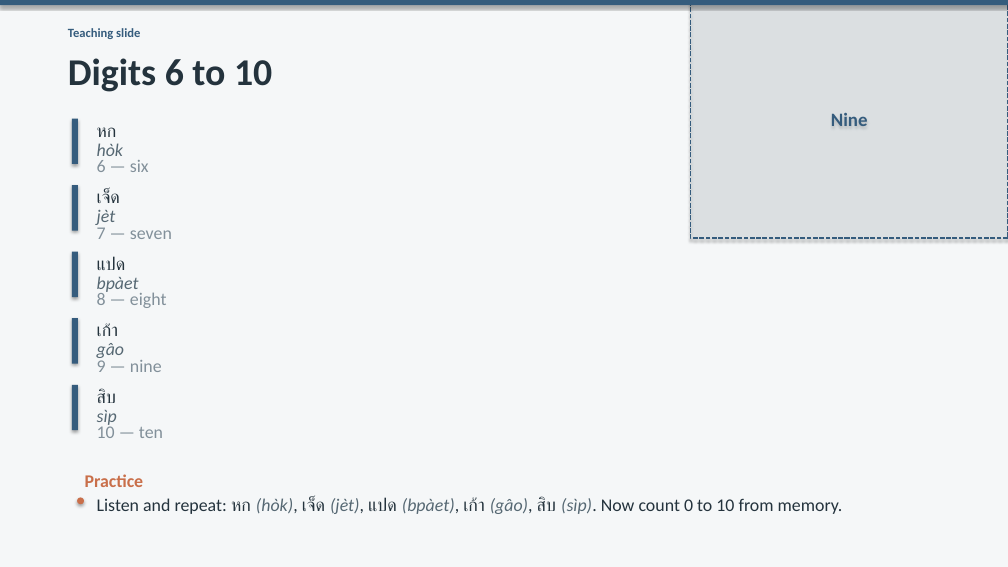
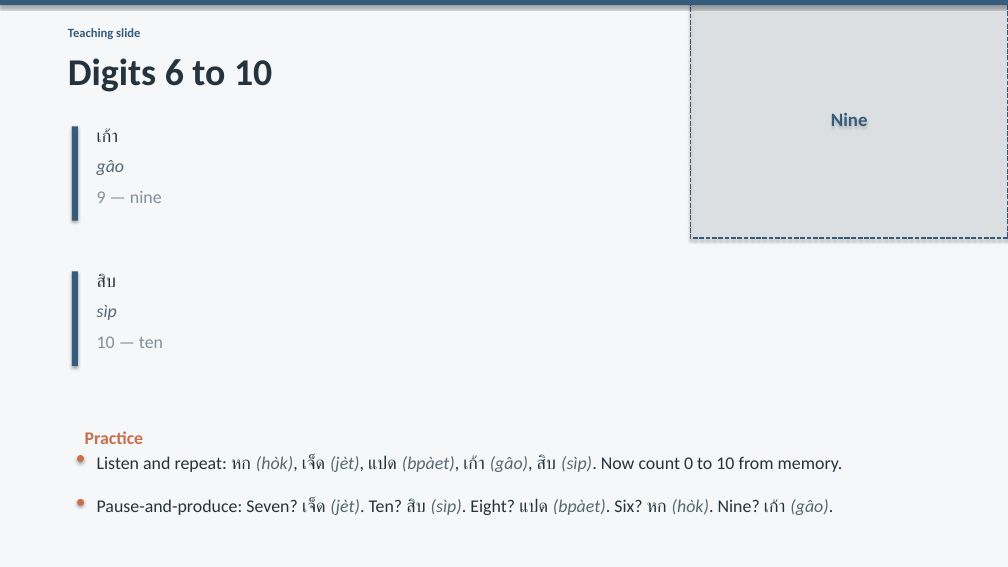
Before and after one commit to OTFTCS/thai-nine, a slide deck: slide 6 of course/modules/M01/L004/M01-L004-canva-deck.pptx (slide 4 before the commit). Drawn at 1008x567 pixels with LibreOffice and Linux fonts; fonts in the diff are those of the drawing. Boxes give left, top, right and bottom in pixels: in the first picture for what was removed or moved away, otherwise in the second. Text is boxed around its words. In the diff, an @@ line names an element or a change of style, - is before the commit and + after.

```diff
--- a/course/modules/M01/L004/M01-L004-canva-deck.pptx
+++ b/course/modules/M01/L004/M01-L004-canva-deck.pptx
@@ rectangle: place and size @@
-rectangle at (72, 119, 78, 164)
+rectangle at (72, 126, 78, 221)
@@ text "เก้า": place and size @@
-text "เก้า" at (97, 323, 118, 336)
+text "เก้า" at (97, 128, 118, 142)
@@ text removed at (97, 127, 117, 137) @@
-หก
@@ text removed at (97, 143, 123, 161) @@
-hòk
@@ text "gâo": place and size @@
-text "gâo" at (97, 343, 125, 361)
+text "gâo" at (97, 160, 125, 175)
@@ text removed at (97, 160, 149, 172) @@
-6 — six
@@ text "9 — nine": place and size @@
-text "9 — nine" at (97, 357, 162, 372)
+text "9 — nine" at (97, 191, 162, 203)
@@ text removed at (97, 190, 120, 203) @@
-เจ็ด
@@ text removed at (97, 210, 116, 228) @@
-jèt
@@ text removed at (97, 224, 172, 239) @@
-7 — seven
@@ rectangle removed at (72, 252, 78, 297) @@
@@ text "สิบ": place and size @@
-text "สิบ" at (97, 389, 116, 403)
+text "สิบ" at (97, 274, 116, 287)
@@ text removed at (97, 256, 126, 270) @@
-แปด
@@ rectangle: place and size @@
-rectangle at (72, 185, 78, 231)
+rectangle at (72, 271, 78, 366)
@@ text "sìp": place and size @@
-text "sìp" at (97, 410, 117, 427)
+text "sìp" at (97, 305, 117, 320)
@@ text removed at (97, 276, 139, 294) @@
-bpàet
@@ rectangle removed at (72, 318, 78, 364) @@
@@ text "10 — ten": place and size @@
-text "10 — ten" at (97, 424, 163, 438)
+text "10 — ten" at (97, 336, 163, 348)
@@ rectangle removed at (72, 385, 78, 430) @@
@@ text "Practice": place and size @@
-text "Practice" at (85, 474, 144, 487)
+text "Practice" at (85, 431, 144, 444)
@@ text "Listen and repeat: หก (hòk), ...": place and size @@
-text "Listen and repeat: หก (hòk), ..." at (97, 497, 843, 514)
+text "Listen and repeat: หก (hòk), ..." at (97, 455, 843, 472)
@@ ellipse added at (77, 455, 84, 462), fill #C96F4A @@
@@ text at (97, 499, 833, 515): text changed; text colour #82909A to #24333D @@
-8 — eight
+Pause-and-produce: Seven? เจ็ด (jèt). Ten? สิบ (sìp). Eight? แปด (bpàet). Six? หก (hòk). Nine? เก้า (gâo).
```
Also in this commit, not shown: 1 other slide changed, 2 slides added, 4 other files.
